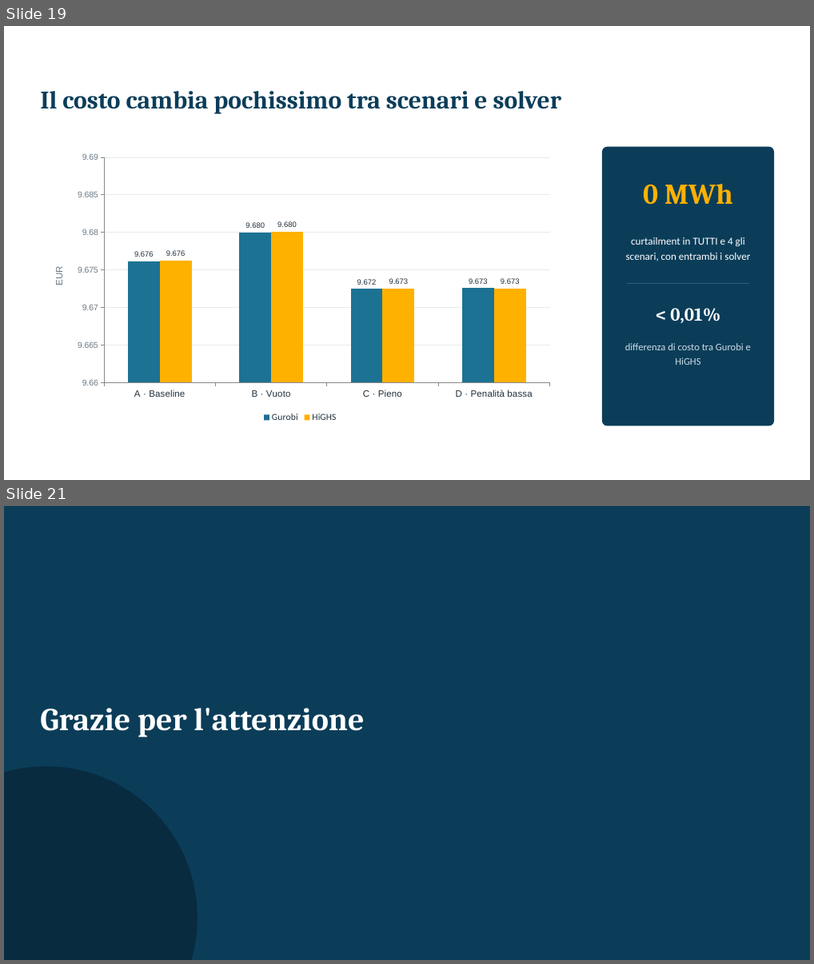
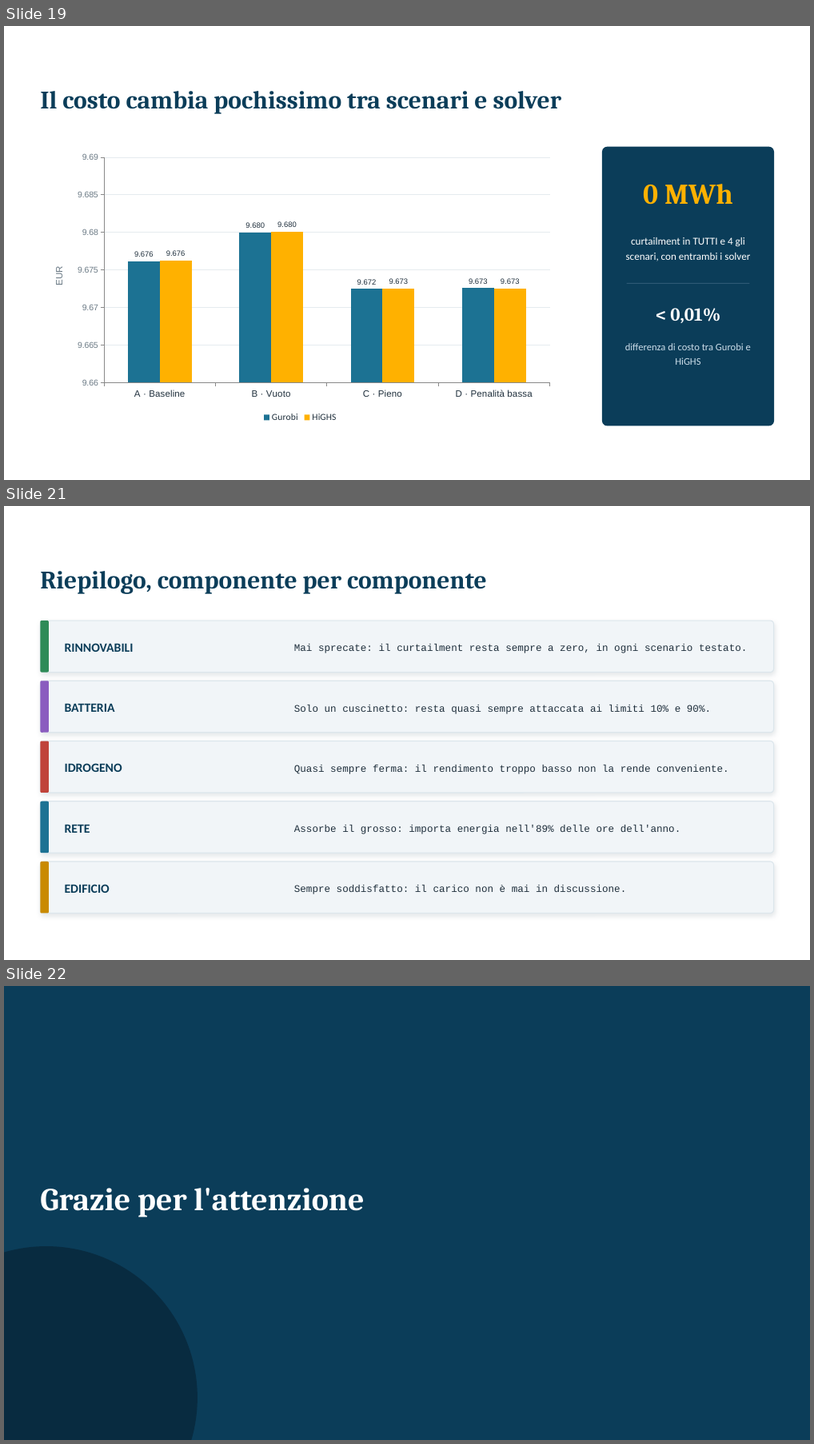
Before and after one commit to Claudyia/power-grid-optimization, a slide deck: CORDOVA/Project16_Presentazione.pptx. Shown one above the other, each under a label of ours: slides 19 and 21 before the commit, slides 19, 21 and 22 after it; the slides between them are not shown. The pictures are 814x964 and 814x1444 pixels, drawn with LibreOffice and Linux fonts; fonts in the diff are those of the drawing. Boxes give left, top, right and bottom in pixels: in the first picture for what was removed or moved away, otherwise in the second. Text is boxed around its words. In the diff, an @@ line names an element or a change of style, - is before the commit and + after.

```diff
--- a/CORDOVA/Project16_Presentazione.pptx
+++ b/CORDOVA/Project16_Presentazione.pptx
@@ slide 21 added at (x1=4, y1=506, x2=810, y2=960), background #FFFFFF @@
@@ text added at (x1=40, y1=571, x2=487, y2=594), 30 pt, text #0B3D59, bold @@
+Riepilogo, componente per componente
@@ rounded rectangle added at (x1=40, y1=620, x2=774, y2=672), fill #F1F5F8, outline #DCE6EC 1 pt @@
@@ rounded rectangle added at (x1=40, y1=620, x2=49, y2=672), fill #2E8B57 @@
@@ text added at (x1=65, y1=643, x2=134, y2=652), 15 pt, text #0B3D59, bold @@
+RINNOVABILI
@@ text added at (x1=294, y1=644, x2=747, y2=653), 12 pt, text #20303D @@
+Mai sprecate: il curtailment resta sempre a zero, in ogni scenario testato.
@@ rounded rectangle added at (x1=40, y1=681, x2=774, y2=732), fill #F1F5F8, outline #DCE6EC 1 pt @@
@@ rounded rectangle added at (x1=40, y1=681, x2=49, y2=732), fill #8A5CBF @@
@@ text added at (x1=65, y1=703, x2=115, y2=712), 15 pt, text #0B3D59, bold @@
+BATTERIA
@@ text added at (x1=294, y1=704, x2=711, y2=714), 12 pt, text #20303D @@
+Solo un cuscinetto: resta quasi sempre attaccata ai limiti 10% e 90%.
@@ rounded rectangle added at (x1=40, y1=740, x2=774, y2=792), fill #F1F5F8, outline #DCE6EC 1 pt @@
@@ rounded rectangle added at (x1=40, y1=740, x2=49, y2=792), fill #C0433A @@
@@ text added at (x1=65, y1=763, x2=122, y2=772), 15 pt, text #0B3D59, bold @@
+IDROGENO
@@ text added at (x1=294, y1=764, x2=730, y2=774), 12 pt, text #20303D @@
+Quasi sempre ferma: il rendimento troppo basso non la rende conveniente.
@@ rounded rectangle added at (x1=40, y1=801, x2=774, y2=852), fill #F1F5F8, outline #DCE6EC 1 pt @@
@@ rounded rectangle added at (x1=40, y1=801, x2=49, y2=852), fill #1C7293 @@
@@ text added at (x1=65, y1=824, x2=90, y2=832), 15 pt, text #0B3D59, bold @@
+RETE
@@ text added at (x1=294, y1=824, x2=682, y2=834), 12 pt, text #20303D @@
+Assorbe il grosso: importa energia nell'89% delle ore dell'anno.
@@ rounded rectangle added at (x1=40, y1=861, x2=774, y2=912), fill #F1F5F8, outline #DCE6EC 1 pt @@
@@ rounded rectangle added at (x1=40, y1=861, x2=49, y2=912), fill #C98A00 @@
@@ text added at (x1=65, y1=884, x2=110, y2=892), 15 pt, text #0B3D59, bold @@
+EDIFICIO
@@ text added at (x1=294, y1=884, x2=627, y2=894), 12 pt, text #20303D @@
+Sempre soddisfatto: il carico non è mai in discussione.
@@ what was slide 21 is now slide 22 @@
```
Also in this commit, not shown: 1 slide changed.
